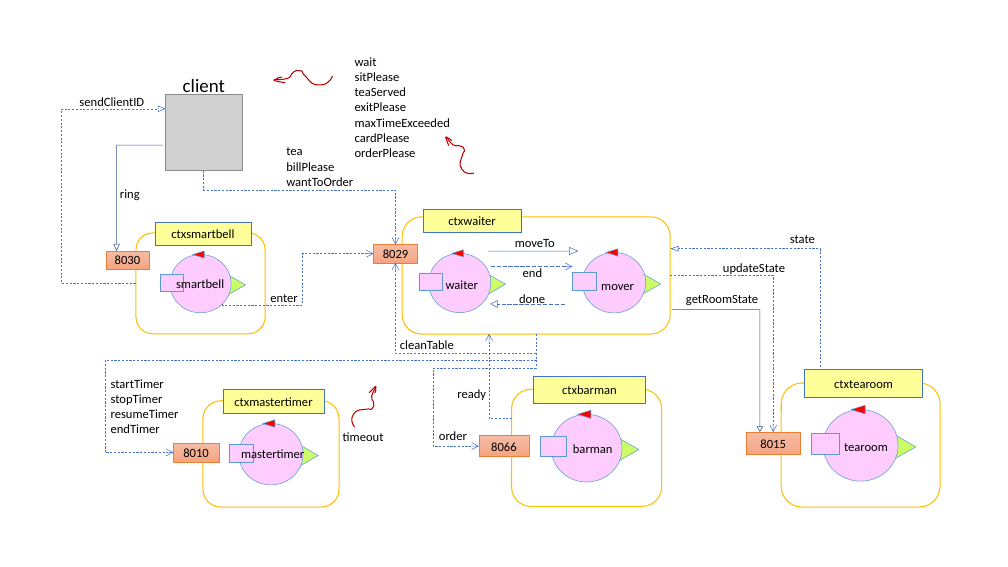
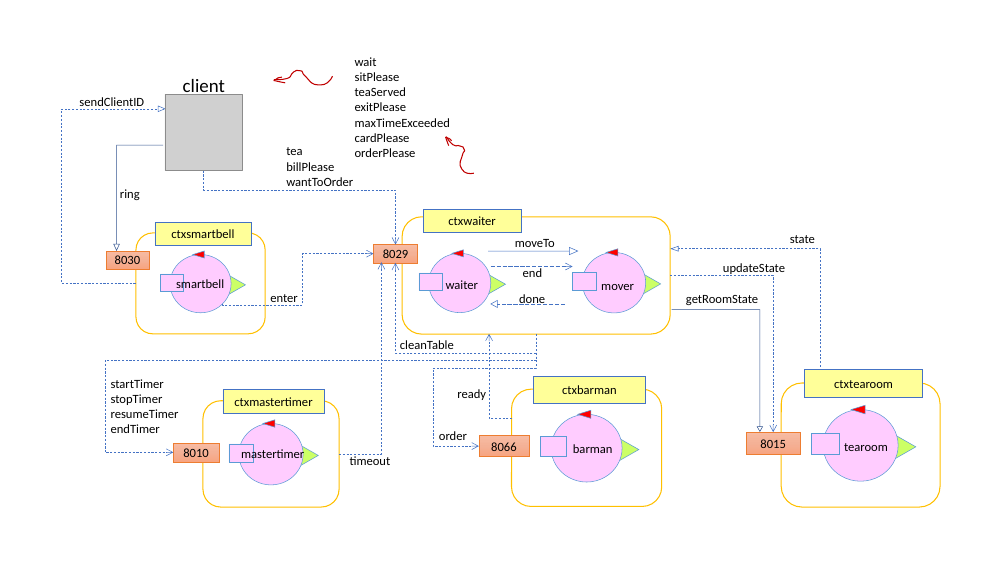
Before and after one commit to gitemar/Martini_Drudi_ISS2020, a slide deck: slide 8 of Sprint2_ISS2020/userDocs/images.pptx. Drawn at 1008x567 pixels with LibreOffice and Linux fonts; fonts in the diff are those of the drawing; grey boxes stand for pictures. Boxes give left, top, right and bottom in pixels: in the first picture for what was removed or moved away, otherwise in the second. Text is boxed around its words. In the diff, an @@ line names an element or a change of style, - is before the commit and + after.

Commit message:
corrected timeout in documents
changed timeout in dispatch in documents, images and relative files (waiter.qak)

```diff
--- a/Sprint2_ISS2020/userDocs/images.pptx
+++ b/Sprint2_ISS2020/userDocs/images.pptx
@@ elbow arrow added from (340, 454) to (381, 262), #4472C4 0.5 pt dashed @@
@@ freeform shape removed at (348, 384, 383, 430) @@
@@ freeform shape removed at (369, 385, 376, 394) @@
@@ freeform shape removed at (372, 387, 378, 394) @@
@@ text "timeout": place and size @@
-text "timeout" at (343, 432, 384, 441)
+text "timeout" at (350, 456, 391, 465)
```
Also in this commit, not shown: 7 other files.
